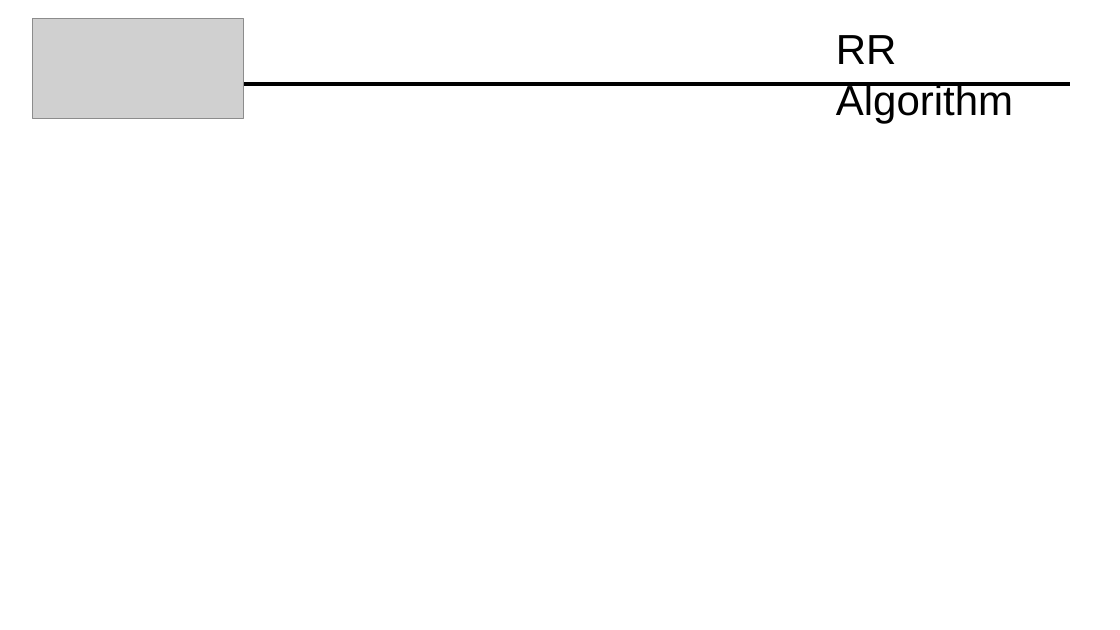
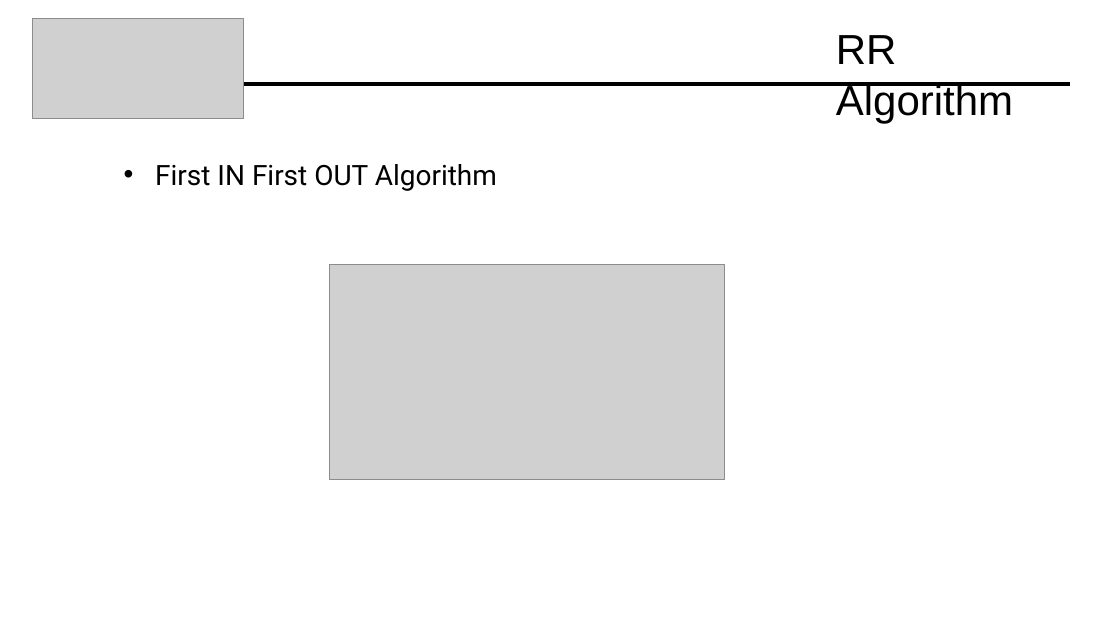
Before and after one commit to Davide619/OS161, a slide deck: slide 26 of Presentazione Progetto OS161.pptx (slide 25 before the commit). Drawn at 1120x630 pixels with LibreOffice and Linux fonts; fonts in the diff are those of the drawing; grey boxes stand for pictures. Boxes give left, top, right and bottom in pixels: in the first picture for what was removed or moved away, otherwise in the second. Text is boxed around its words. In the diff, an @@ line names an element or a change of style, - is before the commit and + after.

```diff
--- a/Presentazione Progetto OS161.pptx
+++ b/Presentazione Progetto OS161.pptx
@@ text added at (x1=155, y1=164, x2=497, y2=191), 24 pt, text #000000 @@
+• First IN First OUT Algorithm
@@ picture added at (x1=330, y1=265, x2=724, y2=480) @@
```
Also in this commit, not shown: 8 other slides changed, 2 slides added, 2 other files.
